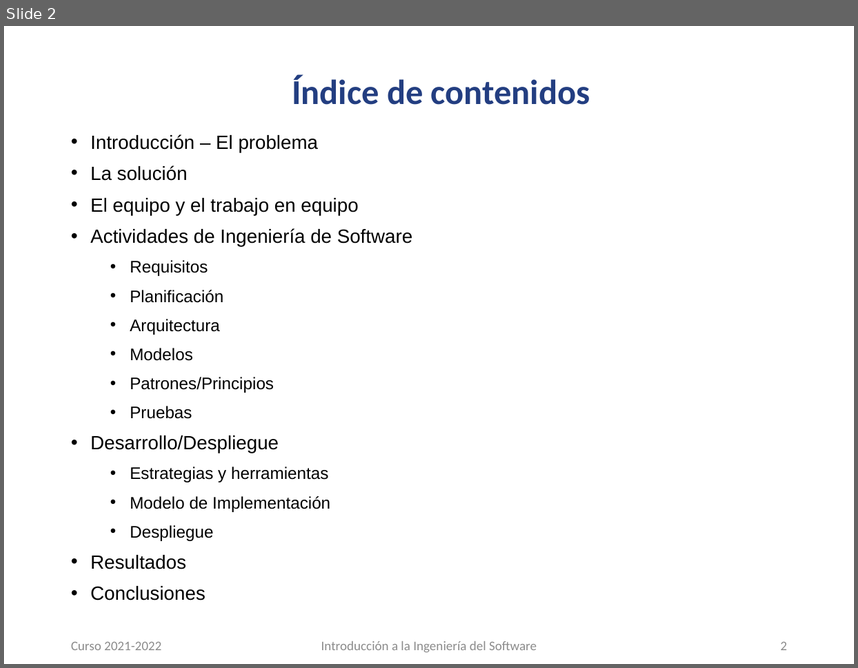
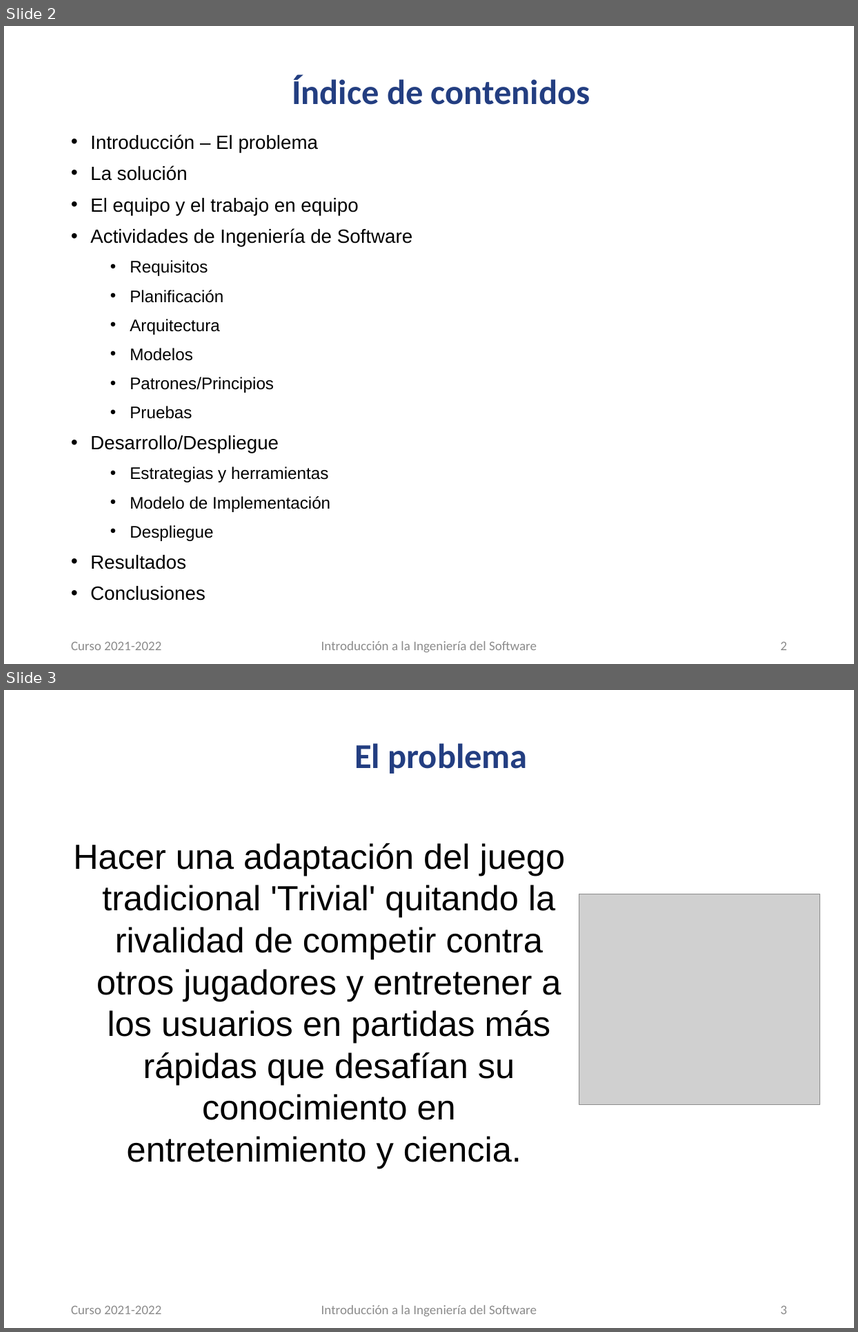
Before and after one commit to carloscmor/PRIMERA_FILA, a slide deck: PFentertainment_presentación.pptx. Shown one above the other, each under a label of ours: slide 2 before the commit, slides 2 and 3 after it. The pictures are 858x668 and 858x1332 pixels, drawn with LibreOffice and Linux fonts; fonts in the diff are those of the drawing; grey boxes stand for pictures; background and template pictures are left out. Boxes give left, top, right and bottom in pixels: in the first picture for what was removed or moved away, otherwise in the second. Text is boxed around its words. In the diff, an @@ line names an element or a change of style, - is before the commit and + after.

```diff
--- a/PFentertainment_presentación.pptx
+++ b/PFentertainment_presentación.pptx
@@ slide 3 added at (x1=4, y1=690, x2=854, y2=1328), background #FFFFFF @@
@@ title added at (x1=355, y1=743, x2=528, y2=773), 29.5 pt, text #233E81, bold @@
+El problema
@@ text added at (x1=73, y1=842, x2=566, y2=1168), 29.5 pt, text #000000 @@
+Hacer una adaptación del juego tradicional 'Trivial' quitando la rivalidad de competir contra otros jugadores y entretener a los usuarios en partidas más rápidas que desafían su conocimiento en entretenimiento y ciencia.
@@ picture added at (x1=579, y1=894, x2=820, y2=1105) @@
@@ text added at (x1=71, y1=1305, x2=161, y2=1314), 11.1 pt, text #8C8C8C @@
+Curso 2021-2022
@@ text added at (x1=321, y1=1305, x2=537, y2=1316), 11.1 pt, text #8C8C8C @@
+Introducción a la Ingeniería del Software
@@ page number added at (x1=780, y1=1305, x2=787, y2=1314), 11.1 pt, text #8C8C8C @@
+3
```
Also in this commit, not shown: 8 other slides added, 1 slide removed, 7 other files.
